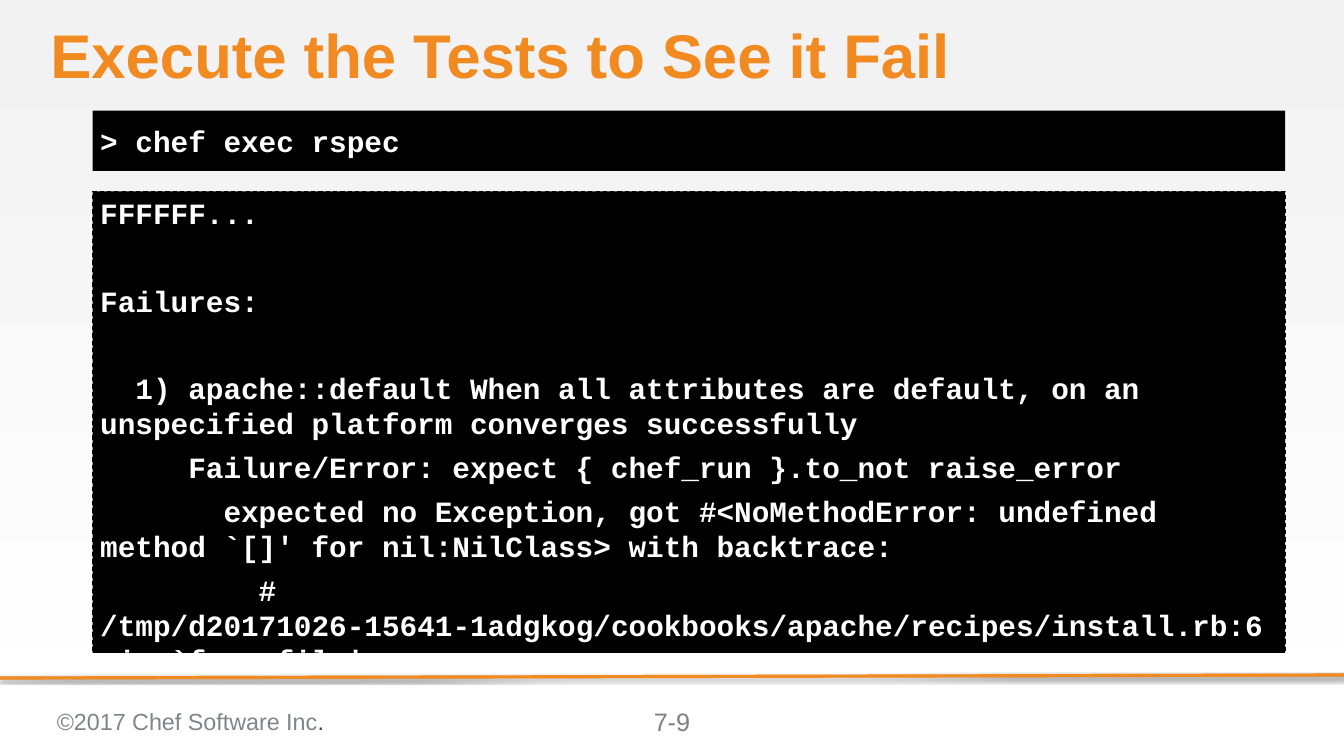
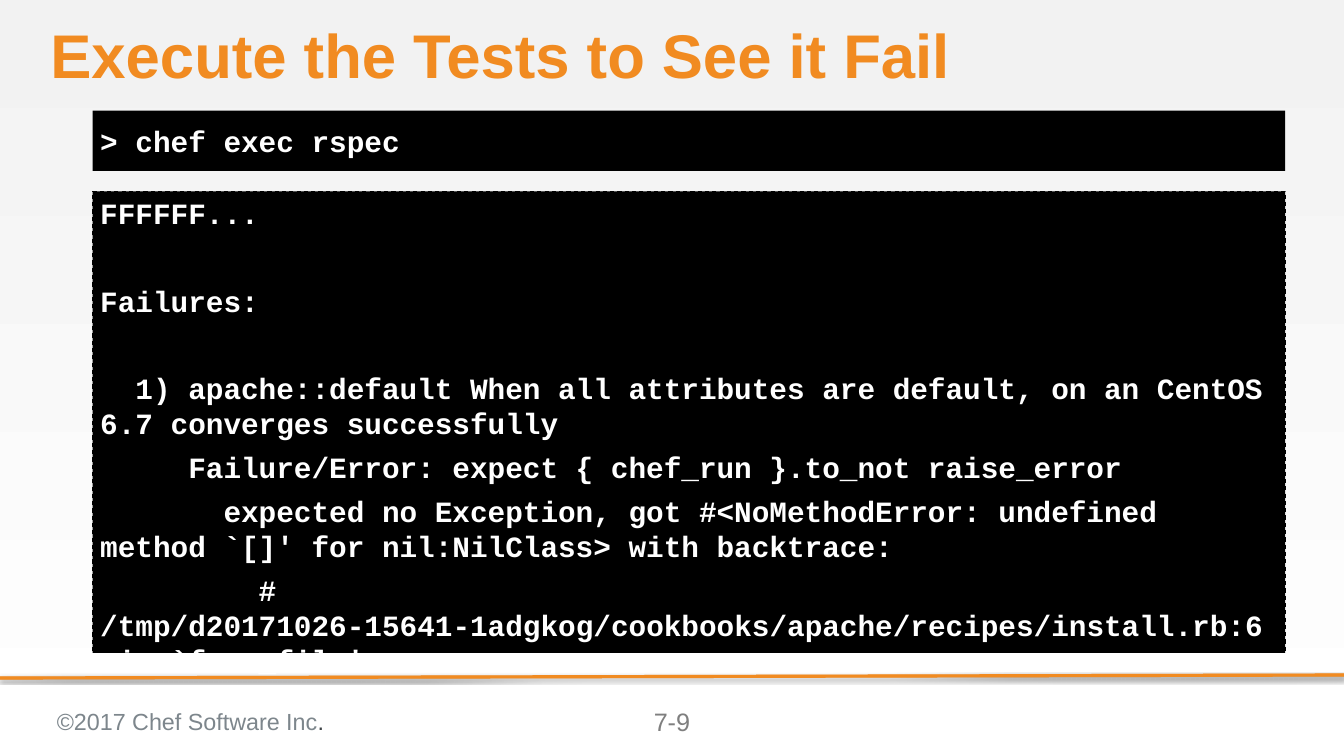
Before and after one commit to ericheiser/chef-intermediate, a slide deck: slide 9 of 07-refactoring_to_attributes.pptx. Drawn at 1344x756 pixels with LibreOffice and Linux fonts; fonts in the diff are those of the drawing; background and template pictures are left out. Boxes give left, top, right and bottom in pixels: in the first picture for what was removed or moved away, otherwise in the second. Text is boxed around its words. In the diff, an @@ line names an element or a change of style, - is before the commit and + after.

Commit message:
Fixes #117 the unspecifed platform in the specs are gone
It now defaults to CentOS and encourages the learner to make the
changes immediately.

```diff
--- a/07-refactoring_to_attributes.pptx
+++ b/07-refactoring_to_attributes.pptx
@@ text at [100, 378, 1263, 441]: text changed @@
-1) apache::default When all attributes are default, on an unspecified platform converges successfully
+1) apache::default When all attributes are default, on an CentOS 6.7 converges successfully
```
Also in this commit, not shown: 1 other slide changed, 3 other files.
